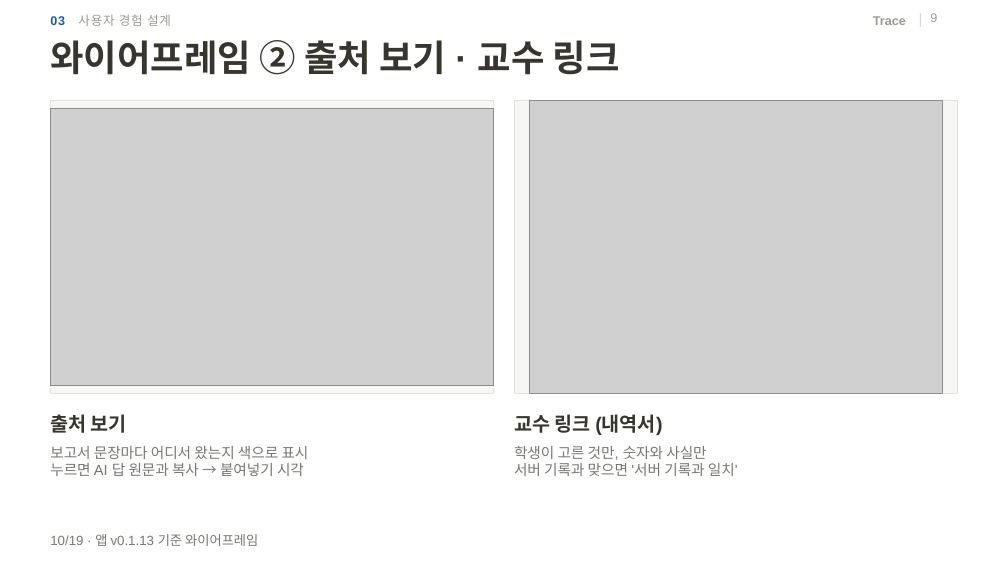
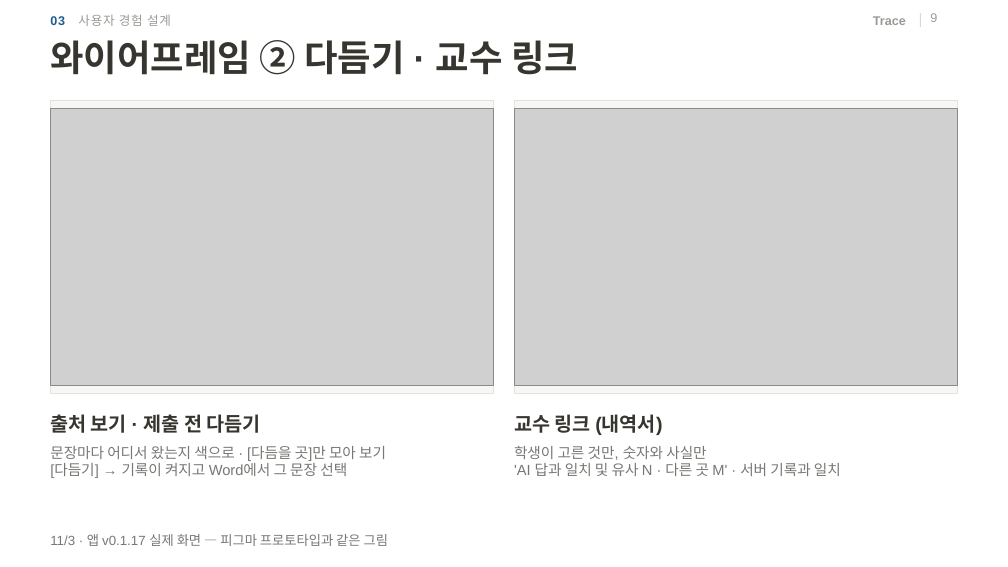
Before and after one commit to 20233014-KYH/trace, a slide deck: slide 9 of deck/중간발표_김용현.pptx. Drawn at 1008x567 pixels with LibreOffice and Linux fonts; fonts in the diff are those of the drawing; grey boxes stand for pictures; background and template pictures are left out. Boxes give left, top, right and bottom in pixels: in the first picture for what was removed or moved away, otherwise in the second. Text is boxed around its words. In the diff, an @@ line names an element or a change of style, - is before the commit and + after.

```diff
--- a/deck/중간발표_김용현.pptx
+++ b/deck/중간발표_김용현.pptx
@@ title at (50,40,578,75): text changed @@
-와이어프레임 ② 출처 보기 · 교수 링크
+와이어프레임 ② 다듬기 · 교수 링크
@@ picture: place and size @@
-picture at (529,101,942,393)
+picture at (514,108,958,385)
@@ text at (50,414,261,433): text changed @@
-출처 보기
+출처 보기 · 제출 전 다듬기
@@ text at (50,446,386,478): text changed @@
-보고서 문장마다 어디서 왔는지 색으로 표시
-누르면 AI 답 원문과 복사 → 붙여넣기 시각
+문장마다 어디서 왔는지 색으로 · [다듬을 곳]만 모아 보기
+[다듬기] → 기록이 켜지고 Word에서 그 문장 선택
@@ text at (514,463,841,476): text changed @@
-서버 기록과 맞으면 '서버 기록과 일치'
+'AI 답과 일치 및 유사 N · 다른 곳 M' · 서버 기록과 일치
@@ text at (50,534,388,546): text changed @@
-10/19 · 앱 v0.1.13 기준 와이어프레임
+11/3 · 앱 v0.1.17 실제 화면 — 피그마 프로토타입과 같은 그림
```
Also in this commit, not shown: 4 other slides changed, 16 other files.
